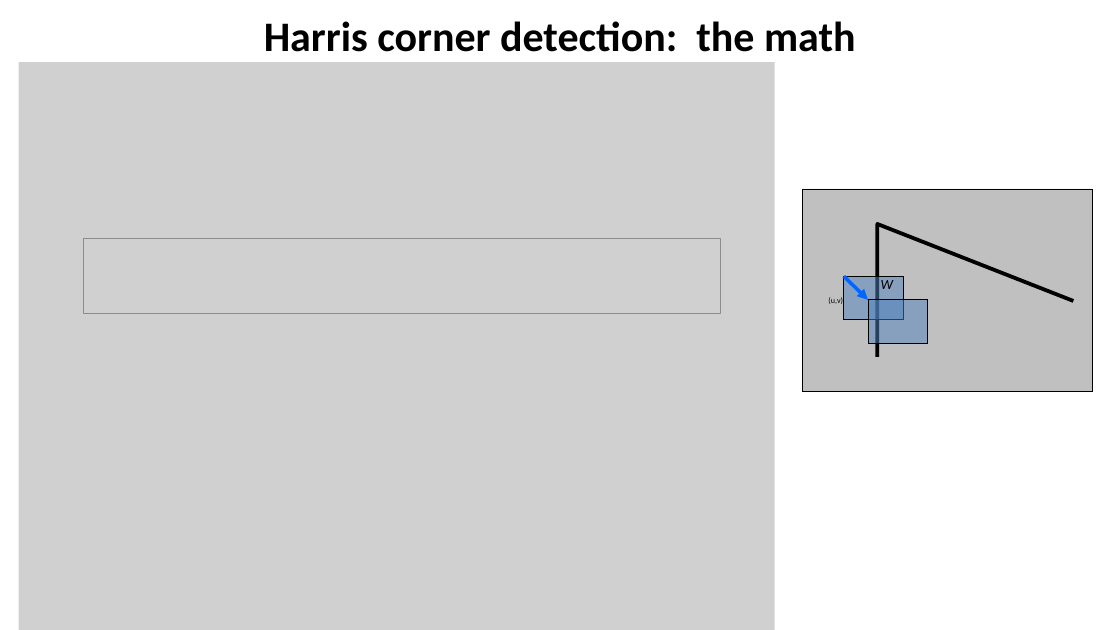
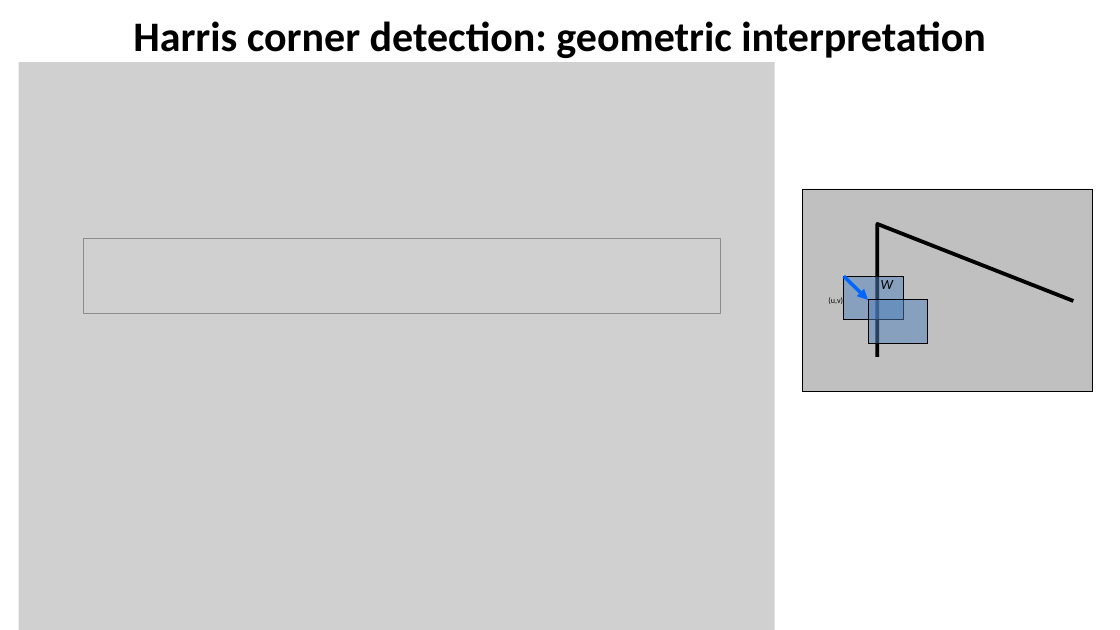
Before and after one commit to YoniChechik/AI_is_Math, a slide deck: slide 19 of c_08_features/features.pptx (slide 12 before the commit). Drawn at 1120x630 pixels with LibreOffice and Linux fonts; fonts in the diff are those of the drawing; grey boxes stand for pictures. Boxes give left, top, right and bottom in pixels: in the first picture for what was removed or moved away, otherwise in the second. Text is boxed around its words. In the diff, an @@ line names an element or a change of style, - is before the commit and + after.

```diff
--- a/c_08_features/features.pptx
+++ b/c_08_features/features.pptx
@@ title at (x1=133, y1=21, x2=986, y2=58): text changed @@
-Harris corner detection: the math
+Harris corner detection: geometric interpretation
```
Also in this commit, not shown: 8 other slides changed, 12 slides added, 4 slides removed.
